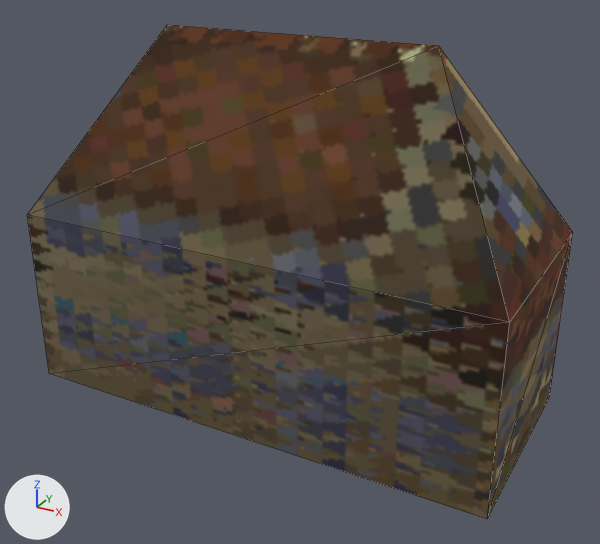
Two versions of the glTF model openttd/media/baseset/decouple/objekty/subarkticke/dum_38_domy_0.glb, one commit apart.
The view is the same before and after, from a 50 mm camera at (13.96, -2.85, 9.04) aimed at (7.0, 9.82, 2.71). Arrows for +X, +Y and +Z are at lower left; the lights stay in place. The picture after the commit comes second. Mesh edges are drawn as thin lines.
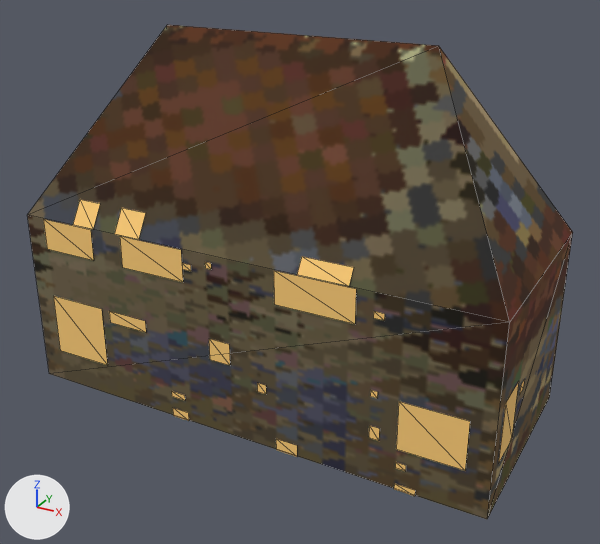
Patch to the scene script:
```diff
--- a/openttd/media/baseset/decouple/objekty/subarkticke/dum_38_domy_0.glb.py
+++ b/openttd/media/baseset/decouple/objekty/subarkticke/dum_38_domy_0.glb.py
@@ me_noc @@
+me_noc.from_pydata(...)  # 158 vertices, 80 faces; spans x 1.94..11.47, y 7.96..12.16, z 0.0..5.02
+me_noc.materials.append(mat_material_0)  # picture img_image_0
@@ ob_noc @@
+ob_noc = bpy.data.objects.new('noc', me_noc)
+ob_noc.location = (0.0, 0.0, 0.0)
```

Boxes (x1, y1, x2, y2) around the edits, measured in the pictures (600 x 544 px):
'noc', added: after (43, 199, 525, 496)
